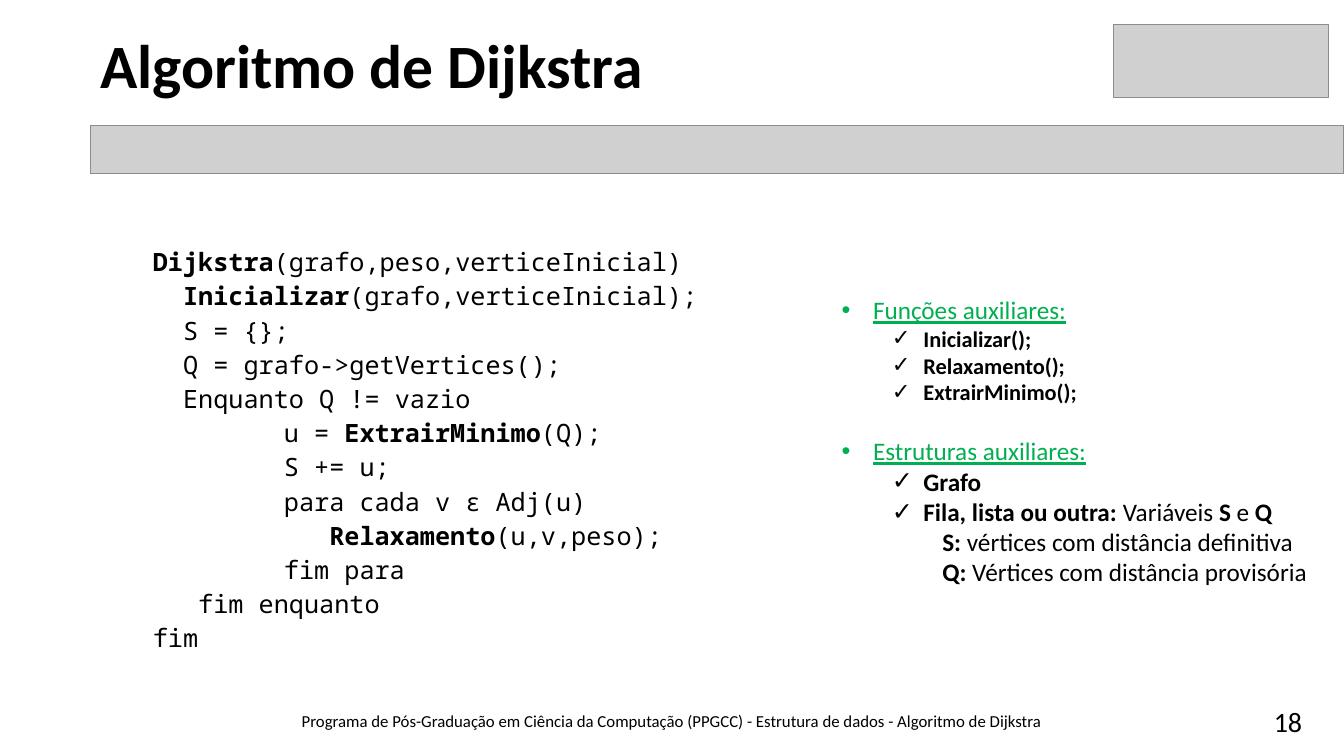
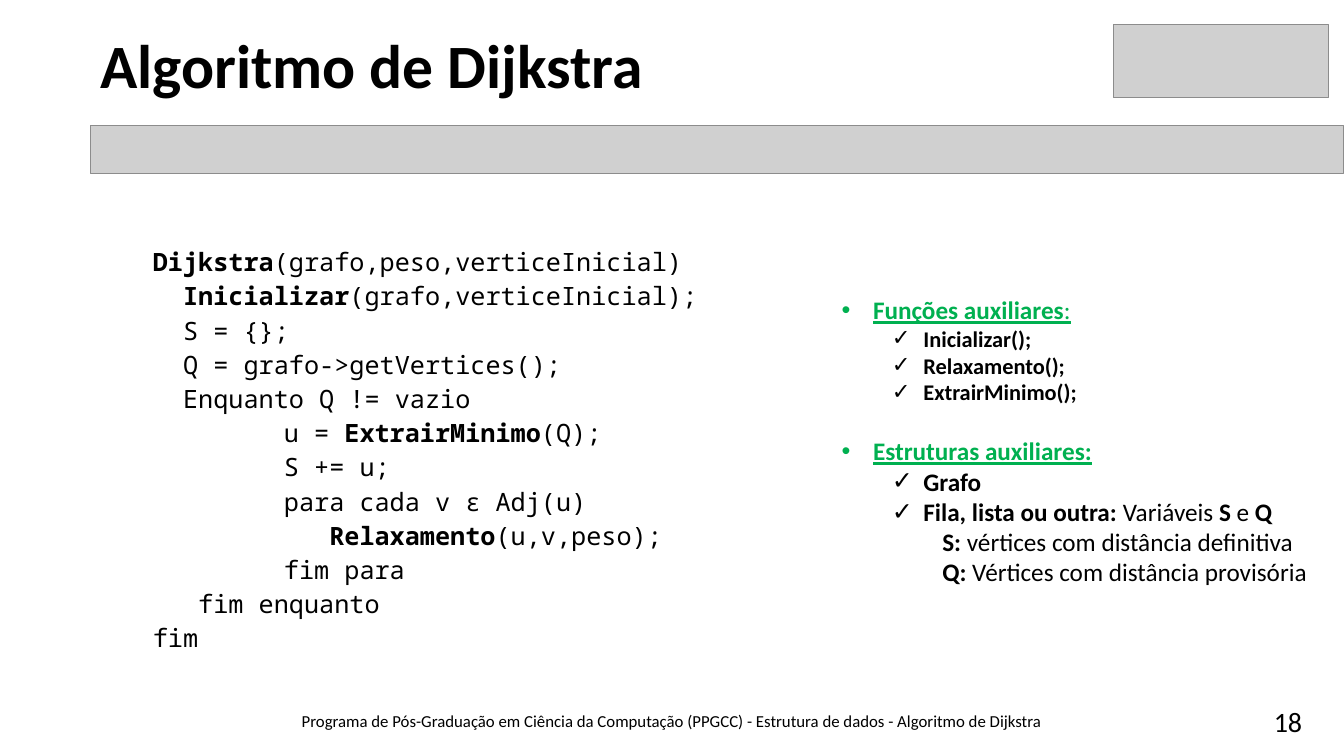
Before and after one commit to brunoslima/Dijkstra-Algorithm, a slide deck: slide 18 of Theory/Algoritmo-Dijkstra-BrunoLima.pptx. Drawn at 1344x756 pixels with LibreOffice and Linux fonts; fonts in the diff are those of the drawing; grey boxes stand for pictures. Boxes give left, top, right and bottom in pixels: in the first picture for what was removed or moved away, otherwise in the second. Text is boxed around its words. In the diff, an @@ line names an element or a change of style, - is before the commit and + after.

```diff
--- a/Theory/Algoritmo-Dijkstra-BrunoLima.pptx
+++ b/Theory/Algoritmo-Dijkstra-BrunoLima.pptx
@@ text at [873,301,1092,465]: bold on in "Funções auxiliares:", "Estruturas auxiliares:" @@
```
Also in this commit, not shown: 3 other slides changed, 1 other file.
